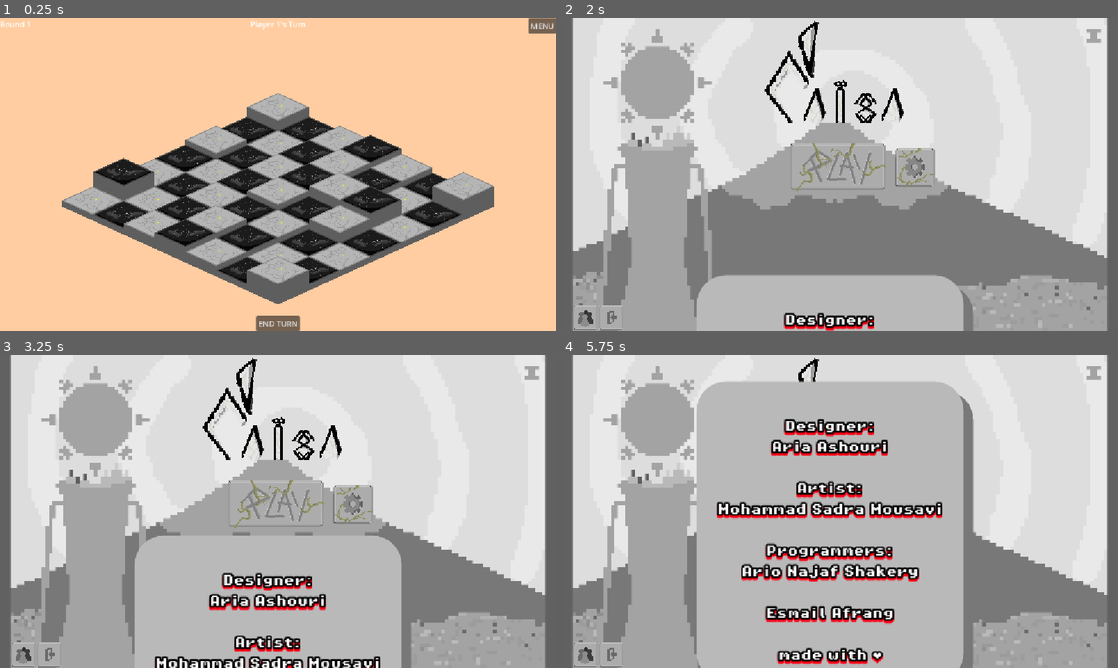
Above: before the commit, frames 1-4 (two rows, left to right).
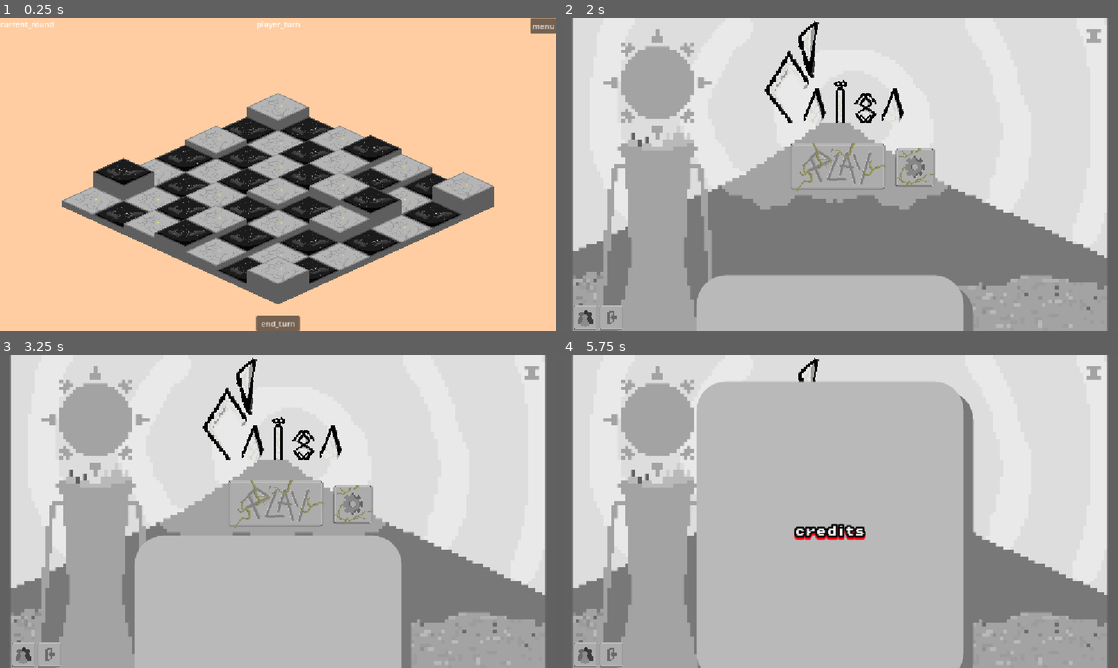
Above: after the commit, the same moments.

Repository: Caiisa-Games/caiisa
Game: Godot game, scene res://scenes/battle.tscn
Two runs of this game, one before a commit and one after it. Both use one fixed random seed, a clock stepped at 60 frames per second and the inputs below. This scene is started directly instead of the project's main scene.
Inputs (mouse positions are in pixels of both pictures, inside the frame that each line leads up to):
- Up to frame 1 (0.25 s): no input
- Up to frame 2 (2 s): click "MENU" (after the commit: "menu") at 0.5 s; click (584, 318) at 1.25 s
- Up to frame 3 (3.25 s): click (350, 505) at 2 s; click "BACK" (after the commit: "back") at 2.75 s
- Up to frame 4 (5.75 s): move the mouse to (962, 495) at 3.52 s; click (962, 495) at 3.67 s; move the mouse to (728, 527) at 4.27 s; click (728, 527) at 4.42 s; move the mouse to (895, 442) at 5.02 s; click (895, 442) at 5.17 s

The runs differ from the first frame. In frame 1, 0.3% of the frame differs, in the area x 0-100%, y 0-100%; in frame 2, 0.7%; in frame 3, 3.2%; in frame 4, 8.3%, in the area x 27-69%, y 20-100%.

Commit message:
translate

Diff:
--- a/project.godot
+++ b/project.godot
@@ -29,6 +29,10 @@
 window/size/resizable=false
 window/stretch/mode="canvas_items"
 
+[internationalization]
+
+locale/translations=PackedStringArray("res://locale/translations.en.translation", "res://locale/translations.fa.translation")
+
 [rendering]
 
 renderer/rendering_method="gl_compatibility"
--- a/scenes/UI/lang_picker.tscn
+++ b/scenes/UI/lang_picker.tscn
@@ -12,6 +12,7 @@
 
 [node name="Label" type="Label" parent="."]
 layout_mode = 2
+text = "choose_lang"
 
 [node name="OptionButton" type="OptionButton" parent="."]
 layout_mode = 2
--- a/scenes/battle.tscn
+++ b/scenes/battle.tscn
@@ -7,6 +7,7 @@
 [ext_resource type="AudioStream" uid="uid://chw6jqodlfywk" path="res://assets/sound/بعد از انتخاب همه ی کارت های یک پلیر.mp3" id="5_lpir7"]
 
 [node name="BattleField" type="Node2D"]
+auto_translate_mode = 1
 script = ExtResource("1_th188")
 
 [node name="UI" type="CanvasLayer" parent="."]
@@ -51,7 +52,7 @@
 offset_left = -8.0
 offset_bottom = 8.0
 grow_horizontal = 0
-text = "MENU"
+text = "menu"
 
 [node name="BottomPanel" type="Panel" parent="UI"]
 anchors_preset = 12
@@ -74,7 +75,7 @@
 offset_right = 45.0
 grow_horizontal = 2
 grow_vertical = 0
-text = "END TURN"
+text = "end_turn"
 
 [node name="BoardLayer" type="CanvasLayer" parent="."]
 
@@ -119,7 +120,7 @@
 theme_override_constants/shadow_offset_y = 7
 theme_override_fonts/font = ExtResource("3_p1qf1")
 theme_override_font_sizes/font_size = 64
-text = "GAME OVER"
+text = "game_over"
 
 [node name="WinnerLabel" type="Label" parent="GameOverLayer/Control"]
 layout_mode = 1
--- a/scenes/battle_manager.gd
+++ b/scenes/battle_manager.gd
@@ -217,8 +217,8 @@
 	_update_ui()
 
 func _update_ui() -> void:
-	turn_label.text = "Player %d's Turn" % (1 if current_turn == Turn.PLAYER_1 else 2)
-	round_label.text = "Round %d" % round_number
+	turn_label.text = tr("player_turn") % (1 if current_turn == Turn.PLAYER_1 else 2)
+	round_label.text = tr("current_round") % round_number
 
 func _handle_game_over() -> void:
 	if winner == 0:
@@ -227,7 +227,7 @@
 	#UI.visible = false
 	game_over.visible = true
 
-	winner_label.text = "Player %d Won!" % winner
+	winner_label.text = tr("player_won") % winner
 
 func _on_end_turn_button_pressed() -> void:
 	_end_turn()
--- a/scenes/main_menu.gd
+++ b/scenes/main_menu.gd
@@ -2,6 +2,8 @@
 
 @onready var color_2: ColorRect = $ColorRect2
 const SettingsMenuScene := preload("res://scenes/settings_menu.tscn")
+
+var is_settings_open := false
 
 func _ready() -> void:
 	$TextureButton/AnimatedSprite2D.play("default")
@@ -26,38 +28,26 @@
 
 
 func _on_credits_button_pressed() -> void:
-	if $Label.visible == false:
-		if $Label2.position.y <= -650:
-			$Label2.visible = true
-			$Label.visible = false
-			$Label2.position = Vector2(279, 620)
-			create_tween().tween_property($Label2, "position", Vector2(279, -655), 10)
-			$TextureButton.mouse_filter = MOUSE_FILTER_IGNORE
-			$ExitButton.mouse_filter = MOUSE_FILTER_IGNORE
-			$Settings.mouse_filter = MOUSE_FILTER_IGNORE
-			$Settings.get_child(1).visible = false
-			await get_tree().create_timer(10).timeout
-			$TextureButton.mouse_filter = MOUSE_FILTER_PASS
-			$ExitButton.mouse_filter = MOUSE_FILTER_PASS
-			$Settings.mouse_filter = MOUSE_FILTER_PASS
-
-	elif $Label.visible == true:
-		if $Label.position.y <= -650:
-			$Label2.visible = false
-			$Label.visible = true
-			$Label.position = Vector2(279, 620)
-			create_tween().tween_property($Label, "position", Vector2(279, -655), 10)
-			$TextureButton.mouse_filter = MOUSE_FILTER_IGNORE
-			$ExitButton.mouse_filter = MOUSE_FILTER_IGNORE
-			$Settings.mouse_filter = MOUSE_FILTER_IGNORE
-			$Settings.get_child(1).visible = false
-			await get_tree().create_timer(10).timeout
-			$TextureButton.mouse_filter = MOUSE_FILTER_PASS
-			$ExitButton.mouse_filter = MOUSE_FILTER_PASS
-			$Settings.mouse_filter = MOUSE_FILTER_PASS
-
+	if $CreditsLabel.position.y <= -650:
+		$CreditsLabel.visible = true
+		$CreditsLabel.position = Vector2(279, 620)
+		create_tween().tween_property($CreditsLabel, "position", Vector2(279, -655), 10)
+		$TextureButton.mouse_filter = MOUSE_FILTER_IGNORE
+		$ExitButton.mouse_filter = MOUSE_FILTER_IGNORE
+		$Settings.mouse_filter = MOUSE_FILTER_IGNORE
+		$Settings.get_child(1).visible = false
+		await get_tree().create_timer(10).timeout
+		$TextureButton.mouse_filter = MOUSE_FILTER_PASS
+		$ExitButton.mouse_filter = MOUSE_FILTER_PASS
+		$Settings.mouse_filter = MOUSE_FILTER_PASS
 
 func _on_settings_button_pressed() -> void:
+	if is_settings_open:
+		return
 	var menu : SettingsMenu = SettingsMenuScene.instantiate()
-	#menu.closed.connect(_on_settings_closed)
+	menu.closed.connect(_on_settings_closed)
 	add_child(menu)
+	is_settings_open = true
+
+func _on_settings_closed() -> void:
+	is_settings_open = false
--- a/scenes/main_menu.tscn
+++ b/scenes/main_menu.tscn
@@ -424,17 +424,9 @@
 shadow_size = 1
 shadow_offset = Vector2(20, 20)
 
-[sub_resource type="StyleBoxFlat" id="StyleBoxFlat_hstxw"]
-bg_color = Color(0.7254902, 0.7254902, 0.7254902, 1)
-corner_radius_top_left = 60
-corner_radius_top_right = 60
-corner_radius_bottom_right = 60
-corner_radius_bottom_left = 60
-shadow_color = Color(0.47058824, 0.47058824, 0.47058824, 1)
-shadow_size = 1
-shadow_offset = Vector2(20, 20)
-
 [node name="MainMenu" type="Control"]
+auto_translate_mode = 2
+layout_direction = 2
 layout_mode = 3
 anchors_preset = 15
 anchor_right = 1.0
@@ -545,7 +537,8 @@
 sprite_frames = SubResource("SpriteFrames_6h3lr")
 animation = &"hover"
 
-[node name="Label2" type="Label" parent="."]
+[node name="CreditsLabel" type="Label" parent="."]
+auto_translate_mode = 1
 layout_mode = 0
 offset_left = 279.0
 offset_top = -650.0
@@ -562,19 +555,7 @@
 theme_override_fonts/font = ExtResource("2_ekxnf")
 theme_override_font_sizes/font_size = 22
 theme_override_styles/normal = SubResource("StyleBoxFlat_flqon")
-text = "
-Designer:
-Aria Ashouri
-
-Artist:
-Mohammad Sadra Mousavi
-
-Programmers:
-Ario Najaf Shakery
-
-Esmail Afrang
-
-made with ❤"
+text = "credits"
 horizontal_alignment = 1
 vertical_alignment = 1
 
@@ -589,39 +570,6 @@
 grow_horizontal = 2
 grow_vertical = 2
 
-[node name="Label" type="Label" parent="."]
-visible = false
-layout_mode = 0
-offset_left = 267.0
-offset_top = -651.0
-offset_right = 877.58887
-offset_bottom = 191.3169
-scale = Vector2(0.9253362, 0.7453703)
-theme_override_colors/font_color = Color(1, 1, 1, 1)
-theme_override_colors/font_shadow_color = Color(1, 0, 0, 1)
-theme_override_colors/font_outline_color = Color(0, 0, 0, 1)
-theme_override_constants/line_spacing = 2
-theme_override_constants/shadow_offset_x = 0
-theme_override_constants/shadow_offset_y = 5
-theme_override_constants/outline_size = 9
-theme_override_constants/shadow_outline_size = 7
-theme_override_font_sizes/font_size = 30
-theme_override_styles/normal = SubResource("StyleBoxFlat_hstxw")
-text = "طراح:
-اریا اشوری
-
-آرتیست:
-محمد صدرا موسوی
-
-برنامه نویسان:
-اریو نجف شاکری
-
-اسماعیل افرنگ
-
-ساخته شده با ❤"
-horizontal_alignment = 1
-vertical_alignment = 1
-
 [connection signal="pressed" from="CreditsButton" to="." method="_on_credits_button_pressed"]
 [connection signal="pressed" from="SettingsButton" to="." method="_on_settings_button_pressed"]
 [connection signal="pressed" from="ExitButton" to="." method="_on_exit_button_pressed"]
--- a/scenes/piece_selection.gd
+++ b/scenes/piece_selection.gd
@@ -1,7 +1,7 @@
 class_name PieceSelection
 extends Control
 
-const MAX_PIECES := 2
+const MAX_PIECES := 1
 
 @onready var card_flow = $HSplitContainer/LeftPanel/ScrollContainer/MarginContainer/CardFlow
 @onready var board = $HSplitContainer/RightPanel/PreviewLayer/Board
@@ -144,13 +144,13 @@
 	start_button.visible = true
 	_update_ui()
 	if current_player == 2:
-		player_turn_label.text = "Both players ready!"
+		player_turn_label.text = tr("both_ready")
 
 
 func _update_ui() -> void:
 	var player_pieces = _get_player_pieces(current_player)
-	selected_count_label.text = "%d/%d Pieces Placed" % [player_pieces.size(), MAX_PIECES]
-	player_turn_label.text = "Player %d - Select Your Pieces" % current_player
+	selected_count_label.text = tr("pieces_selected") % [player_pieces.size(), MAX_PIECES]
+	player_turn_label.text = tr("turn_label") % current_player
 
 
 func _show_error_feedback(message: String) -> void:
--- a/scenes/piece_selection.tscn
+++ b/scenes/piece_selection.tscn
@@ -46,6 +46,8 @@
 [sub_resource type="StyleBoxEmpty" id="StyleBoxEmpty_k1b5r"]
 
 [node name="PieceSelection" type="Control"]
+auto_translate_mode = 1
+layout_direction = 2
 layout_mode = 3
 anchors_preset = 15
 anchor_right = 1.0
@@ -108,7 +110,7 @@
 layout_mode = 2
 size_flags_vertical = 8
 theme = SubResource("Theme_wgbiy")
-text = "CONFIRM"
+text = "confirm"
 
 [node name="RightPanel" type="PanelContainer" parent="HSplitContainer"]
 layout_mode = 2
--- a/scenes/settings_menu.gd
+++ b/scenes/settings_menu.gd
@@ -3,9 +3,9 @@
 
 signal closed
 
-@onready var btn_apply : Button = $PanelContainer/VBoxContainer/Buttons/ApplyButton
-@onready var btn_reset : Button = $PanelContainer/VBoxContainer/Buttons/ResetButton
-@onready var btn_back  : Button = $PanelContainer/VBoxContainer/Buttons/BackButton
+@onready var btn_apply: Button = $PanelContainer/VBoxContainer/Buttons/ApplyButton
+@onready var btn_reset: Button = $PanelContainer/VBoxContainer/Buttons/ResetButton
+@onready var btn_back: Button = $PanelContainer/VBoxContainer/Buttons/BackButton
 
 func _ready() -> void:
 	#print(get_tree_string_pretty())
--- a/scenes/settings_menu.tscn
+++ b/scenes/settings_menu.tscn
@@ -8,16 +8,18 @@
 script = ExtResource("1_wswnh")
 
 [node name="PanelContainer" type="PanelContainer" parent="."]
+auto_translate_mode = 1
 offset_right = 376.0
 offset_bottom = 250.0
 
 [node name="VBoxContainer" type="VBoxContainer" parent="PanelContainer"]
 layout_mode = 2
+theme_override_constants/separation = 6
 
 [node name="Label" type="Label" parent="PanelContainer/VBoxContainer"]
 layout_mode = 2
 size_flags_horizontal = 4
-text = "Volume"
+text = "volume"
 
 [node name="MasterSlider" parent="PanelContainer/VBoxContainer" instance=ExtResource("2_wswnh")]
 layout_mode = 2
@@ -40,12 +42,12 @@
 
 [node name="BackButton" type="Button" parent="PanelContainer/VBoxContainer/Buttons"]
 layout_mode = 2
-text = "BACK"
+text = "back"
 
 [node name="ResetButton" type="Button" parent="PanelContainer/VBoxContainer/Buttons"]
 layout_mode = 2
-text = "RESET"
+text = "reset"
 
 [node name="ApplyButton" type="Button" parent="PanelContainer/VBoxContainer/Buttons"]
 layout_mode = 2
-text = "APPLY"
+text = "apply"
Not shown: 1 places in scenes/main_menu.tscn that only renumber resources
